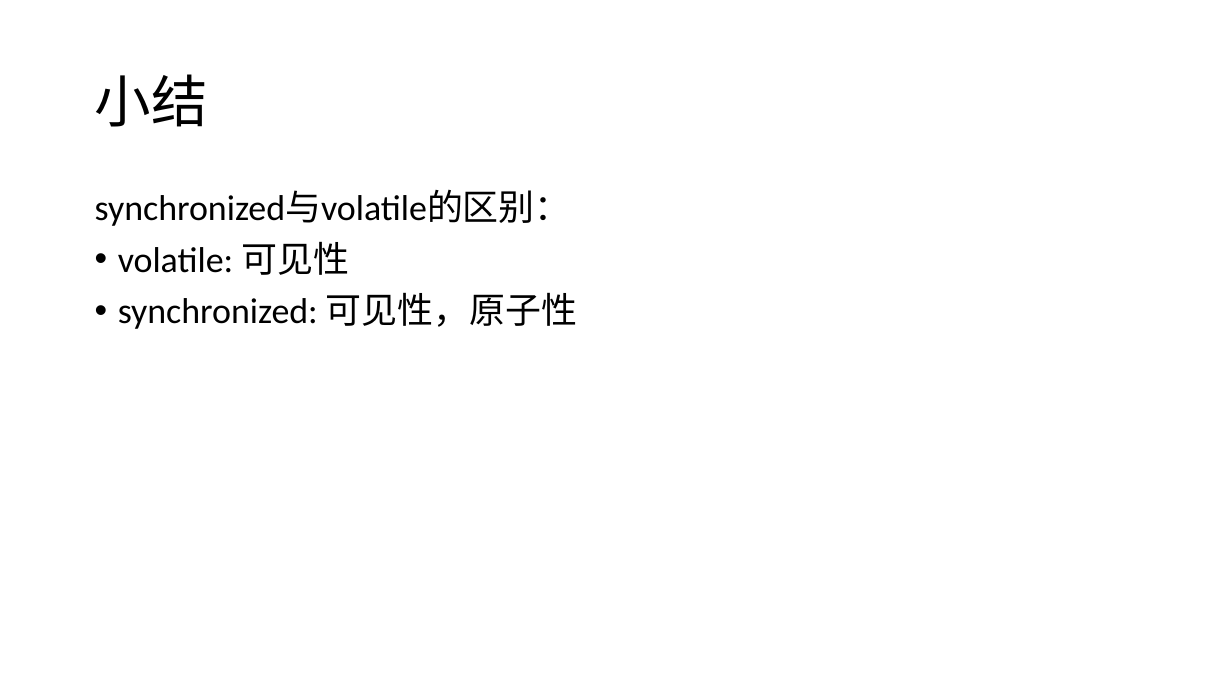
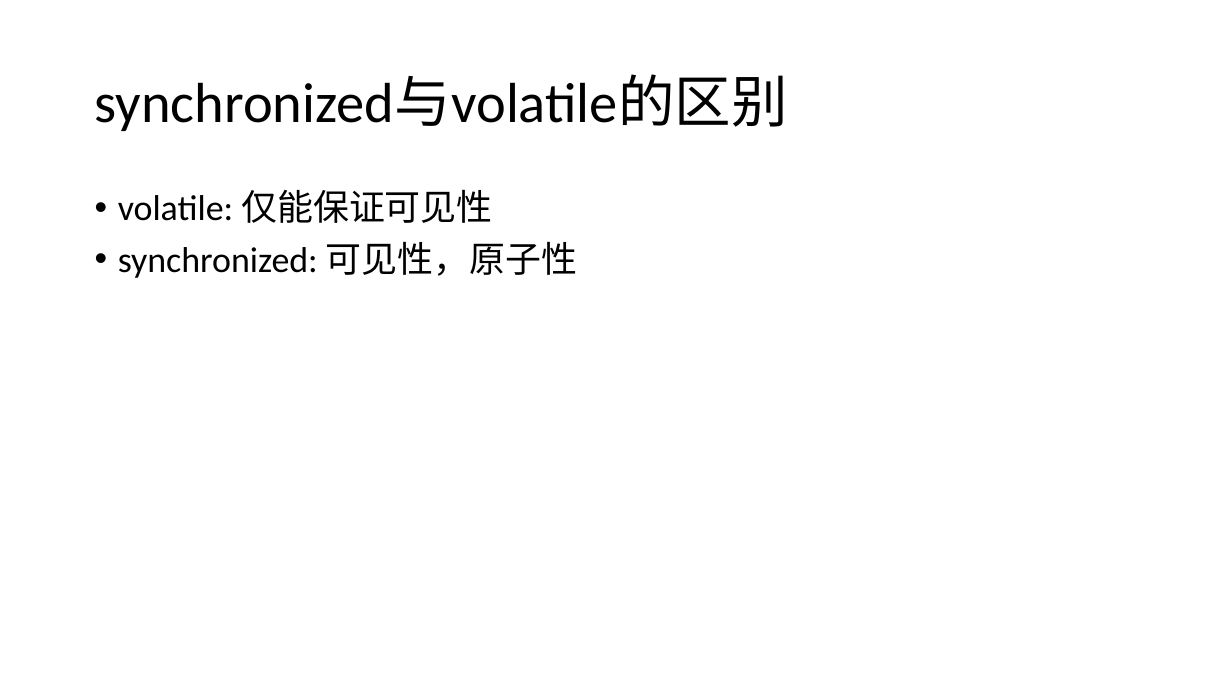
Before and after one commit to GerogeLeon/multithread_demo, a slide deck: slide 17 of JAVA并发编程.pptx. Drawn at 1232x693 pixels with LibreOffice and Linux fonts; fonts in the diff are those of the drawing. Boxes give left, top, right and bottom in pixels: in the first picture for what was removed or moved away, otherwise in the second. Text is boxed around its words. In the diff, an @@ line names an element or a change of style, - is before the commit and + after.

```diff
--- a/JAVA并发编程.pptx
+++ b/JAVA并发编程.pptx
@@ title at [95,74,788,131]: text changed @@
-小结
+synchronized与volatile的区别
@@ text at [118,189,492,223]: text changed @@
-synchronized与volatile的区别：
-• volatile: 可见性
+• volatile: 仅能保证可见性
```
Also in this commit, not shown: 10 other slides changed, 20 other files.
